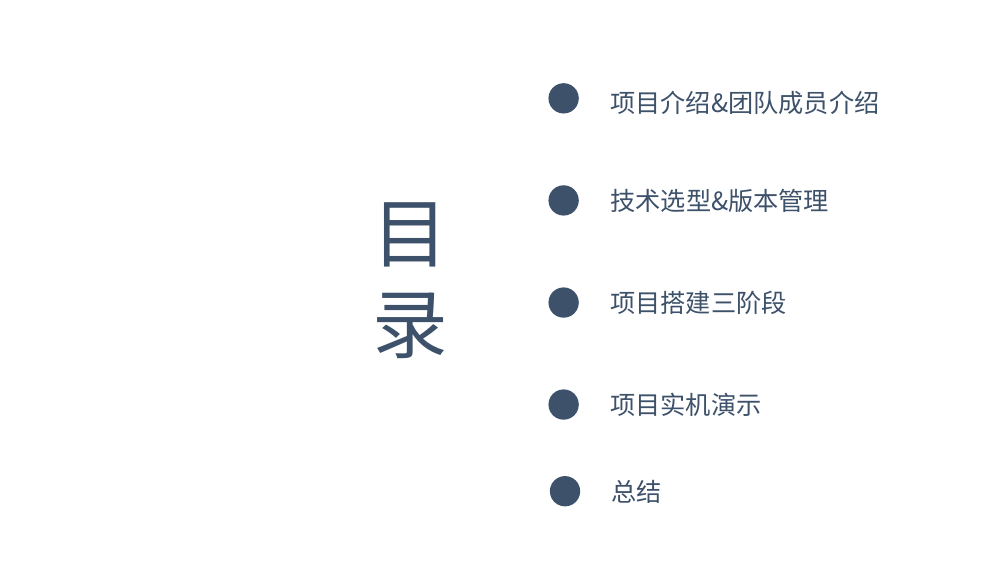
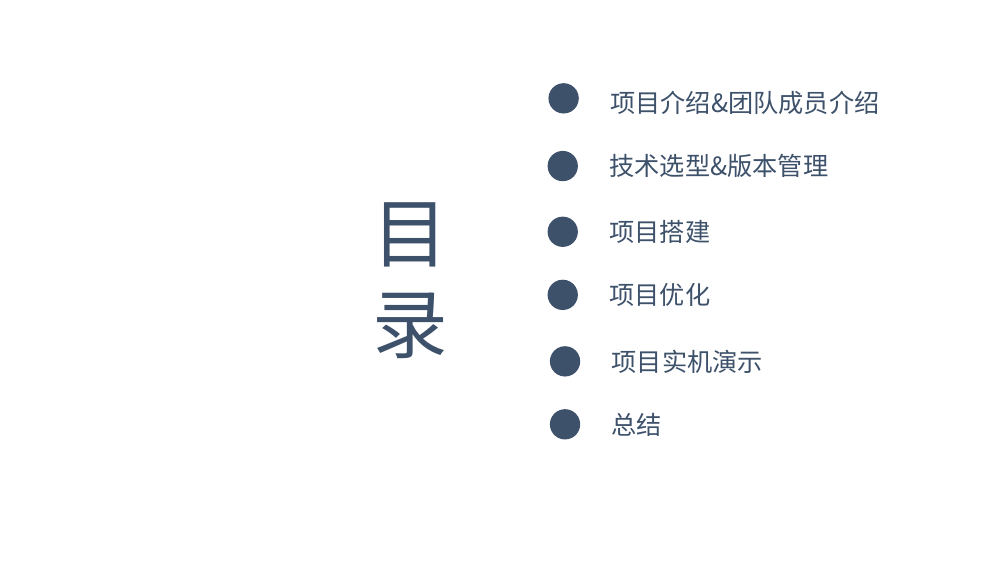
Before and after one commit to Wangzt670/swt, a slide deck: slide 2 of 项目待交付工件/D结项阶段/2.项目答辩.pptx. Drawn at 1008x567 pixels with LibreOffice and Linux fonts; fonts in the diff are those of the drawing; background and template pictures are left out. Boxes give left, top, right and bottom in pixels: in the first picture for what was removed or moved away, otherwise in the second. Text is boxed around its words. In the diff, an @@ line names an element or a change of style, - is before the commit and + after.

```diff
--- a/项目待交付工件/D结项阶段/2.项目答辩.pptx
+++ b/项目待交付工件/D结项阶段/2.项目答辩.pptx
@@ text "技术选型&版本管理": place and size @@
-text "技术选型&版本管理" at <box>610,189,829,212</box>
+text "技术选型&版本管理" at <box>609,154,828,177</box>
@@ ellipse: place and size @@
-ellipse at <box>549,185,579,216</box>
+ellipse at <box>547,151,578,181</box>
@@ ellipse: place and size @@
-ellipse at <box>549,287,579,318</box>
+ellipse at <box>547,217,578,247</box>
@@ text at <box>609,220,710,243</box>: text changed @@
-项目搭建三阶段
+项目搭建
@@ ellipse added at <box>547,280,578,310</box>, fill #3D516A @@
@@ text added at <box>609,283,710,306</box>, 24 pt, text #3D516A @@
+项目优化
@@ ellipse: place and size @@
-ellipse at <box>549,389,579,420</box>
+ellipse at <box>550,346,580,377</box>
@@ text "项目实机演示": place and size @@
-text "项目实机演示" at <box>610,393,761,416</box>
+text "项目实机演示" at <box>612,350,763,373</box>
@@ ellipse: place and size @@
-ellipse at <box>550,476,580,507</box>
+ellipse at <box>550,409,580,439</box>
@@ text "总结": place and size @@
-text "总结" at <box>612,480,662,503</box>
+text "总结" at <box>612,413,662,436</box>
```
Also in this commit, not shown: 6 other slides changed, 14 slides added, 4 slides removed.
